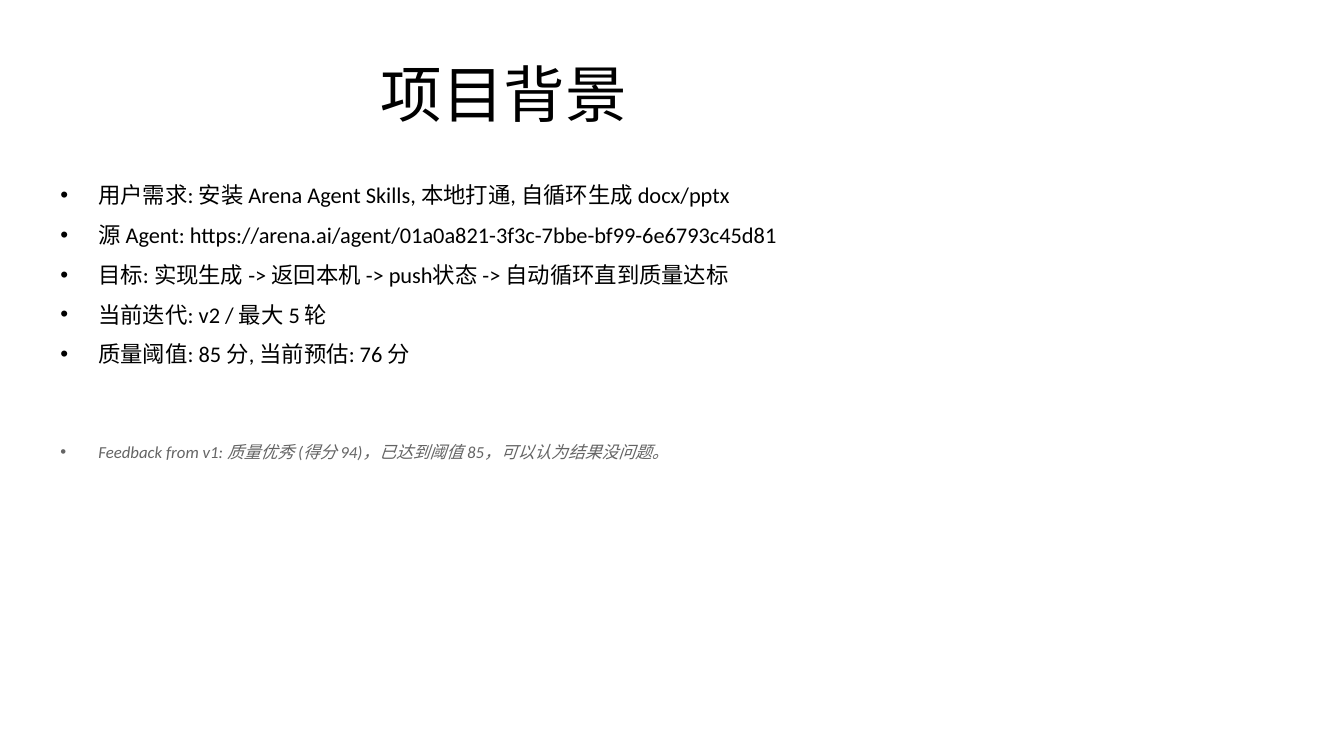
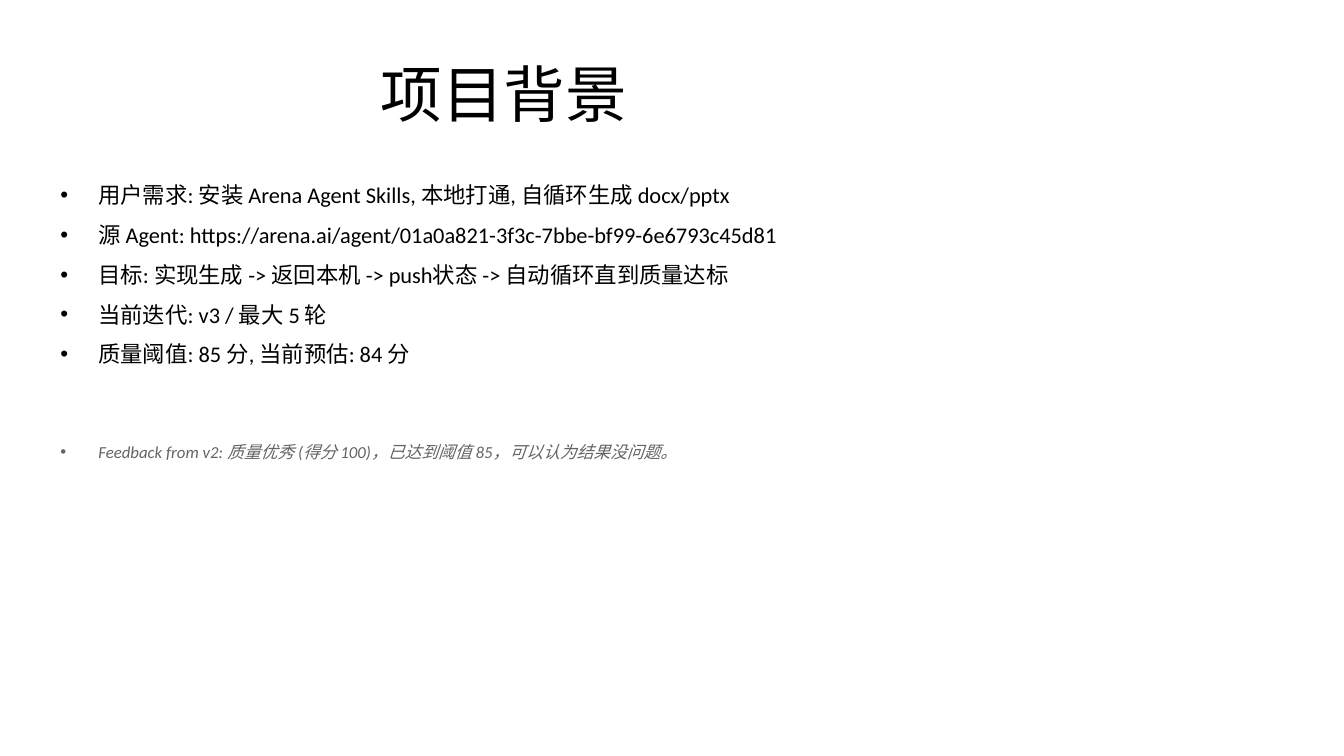
Before and after one commit to mqgg5630-cyber/test-auto-arena, a slide deck: slide 3 of local/inbox/presentation_final.pptx. Drawn at 1344x756 pixels with LibreOffice and Linux fonts; fonts in the diff are those of the drawing. Boxes give left, top, right and bottom in pixels: in the first picture for what was removed or moved away, otherwise in the second. Text is boxed around its words. In the diff, an @@ line names an element or a change of style, - is before the commit and + after.

```diff
--- a/local/inbox/presentation_final.pptx
+++ b/local/inbox/presentation_final.pptx
@@ text at (98, 304, 678, 460): text changed @@
-• 当前迭代: v2 / 最大 5 轮
-• 质量阈值: 85 分, 当前预估: 76 分
-• Feedback from v1: 质量优秀 (得分 94)，已达到阈值 85，可以认为结果没问题。
+• 当前迭代: v3 / 最大 5 轮
+• 质量阈值: 85 分, 当前预估: 84 分
+• Feedback from v2: 质量优秀 (得分 100)，已达到阈值 85，可以认为结果没问题。
```
Also in this commit, not shown: 8 other slides changed, 1 slide added, 9 other files.
